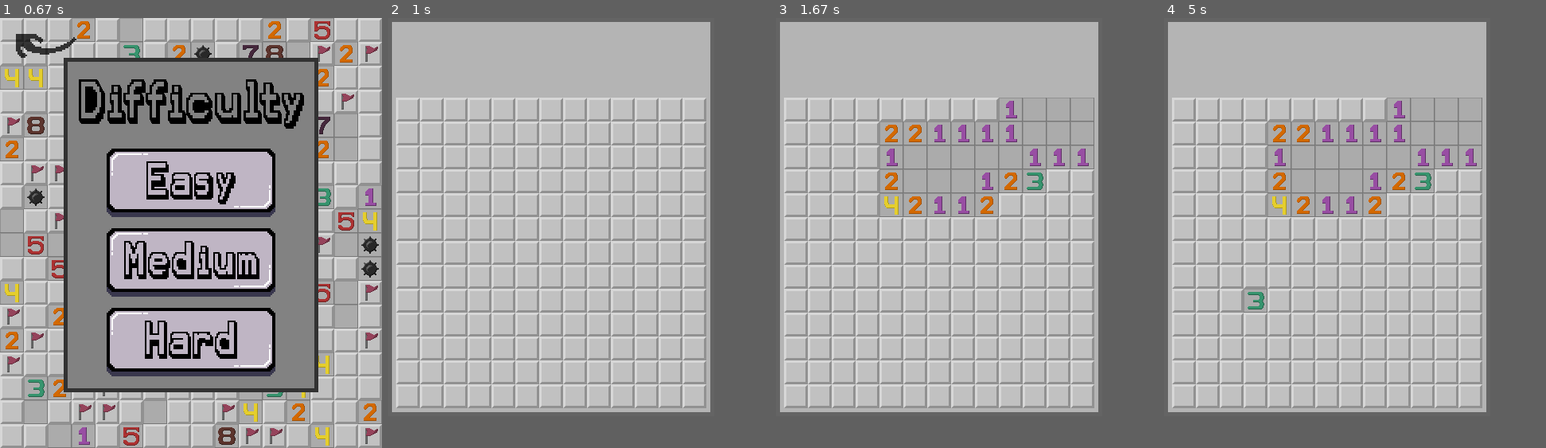
Above: before the commit, frames 1-4 (left to right).
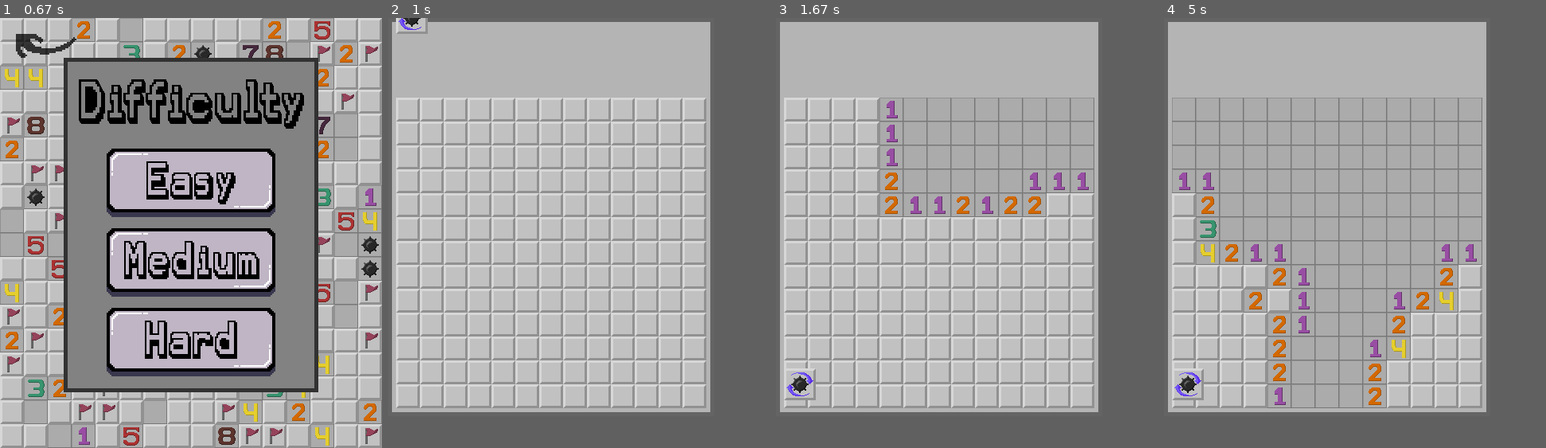
Above: after the commit, the same moments.

Repository: ctu-pjin/2024-i-hra-miny
Game: pygame game, started from pygame_part.py
The game is run twice, just before and just after one commit, with the same random seed, the same clock (stepped at 60 frames per second) and the same inputs.
Inputs (mouse positions are in pixels of both pictures, inside the frame that each line leads up to):
- Up to frame 1 (0.67 s): click (191, 306) at 0.38 s
- Up to frame 2 (1 s): press the mouse at (579, 185) at 0.7 s; move the mouse to (552, 224) at 0.8 s; release the mouse at (529, 263) at 0.93 s
- Up to frame 3 (1.67 s): press the mouse at (967, 185) at 1.03 s; move the mouse to (1005, 138) at 1.13 s; release the mouse at (1047, 91) at 1.27 s; press the mouse at (798, 26) at 1.37 s; move the mouse to (833, 185) at 1.47 s; release the mouse at (867, 344) at 1.6 s
- Up to frame 4 (5 s): click (1377, 194) at 1.72 s; press the mouse at (1186, 26) at 2.03 s; move the mouse to (1248, 104) at 2.13 s; release the mouse at (1305, 181) at 2.27 s; press the mouse at (1186, 26) at 2.37 s; move the mouse to (1244, 172) at 2.47 s; release the mouse at (1301, 323) at 2.6 s; click (1267, 297) at 2.72 s; press the mouse at (1186, 26) at 3.03 s; move the mouse to (1297, 82) at 3.13 s; release the mouse at (1404, 142) at 3.27 s; press the mouse at (1186, 26) at 3.37 s; move the mouse to (1209, 121) at 3.47 s; release the mouse at (1228, 220) at 3.6 s; press the mouse at (1186, 26) at 3.7 s; move the mouse to (1263, 172) at 3.8 s; release the mouse at (1339, 323) at 3.93 s; press the mouse at (1186, 26) at 4.03 s; move the mouse to (1228, 125) at 4.13 s; release the mouse at (1274, 224) at 4.27 s; press the mouse at (1186, 26) at 4.37 s; move the mouse to (1309, 116) at 4.47 s; release the mouse at (1431, 207) at 4.6 s; press the mouse at (1186, 26) at 4.7 s; move the mouse to (1286, 181) at 4.8 s; release the mouse at (1385, 336) at 4.93 s

Frame 1 is identical in both runs. In frame 2, 0.2% of the frame differs, in the area x 2-11%, y 0-4%; in frame 3, 3.3%; in frame 4, 15%, in the area x 2-84%, y 18-91%.

Commit message:
funkce na reshuffle (jestli to po mně bude někdo interpretovat, gl! :))

Diff:
--- a/pole_funkce.py
+++ b/pole_funkce.py
@@ -7,6 +7,48 @@
 queue = []
 
 pg.init()
+
+def uncaged_mines(field, bool_field):
+    caged_mines = 0
+    total_mines = np.count_nonzero(field == 9)
+    for i, row in enumerate(field):
+        for j, item in enumerate(row):
+            if item == 9 and bool_field[i,j] == 2:
+                caged_mines += 1
+            elif item == 9:
+                field[i,j] = -1
+    uncaged_mines = total_mines - caged_mines
+    print(uncaged_mines)
+    print
+    return uncaged_mines, field
+
+def reshuffle(field, bool_field):
+    number_of_mines_to_shuffle, field = uncaged_mines(field, bool_field)
+    undiscovered_fields = []
+    mines_positions = set()
+    for i, row in enumerate(bool_field):
+        for j, item in enumerate(row):
+            if item == 0:
+                undiscovered_fields.append((i, j))
+    for i in range(number_of_mines_to_shuffle):
+        position = rand.choice(undiscovered_fields)
+        while position in mines_positions:
+            position = rand.choice(undiscovered_fields)
+        mines_positions.add(position)
+        field[position] = 9
+    field = count_field(field)
+    for i, row in enumerate(field):
+        for j, item in enumerate(row):
+            if item == 0 and bool_field[i][j] == 1:
+                queue.append([i,j])
+    reveal_around_zeroes(field, bool_field)
+    return field, bool_field
+
+def reveal_around_zeroes(field, bool_field):
+    while len(queue) > 0:
+        neighbours(queue[0][0], queue[0][1], field, bool_field)
+        reveal(queue[0][0], queue[0][1], bool_field)
+        queue.pop(0)
 
 def neighbours(row , column, field, bool_field): # variace na BFS
     global dr, dc, queue
@@ -35,9 +77,6 @@
 def random_mine(width, height):
     return rand.randint(0,height-1), rand.randint(0,width-1)
 
-def pre_start(width, height, pocet_min):
-    ...
-
 def  update_field(field, bool_field, row, column):
     if field[row][column] == 0:
         queue.append([row, column])
@@ -53,6 +92,15 @@
         bool_field[row, column] = 1
     return field, bool_field
 
+def count_field(field):
+    for i, row in enumerate(field):
+            for j, item in enumerate(row):
+                if item == 9:
+                    continue
+                else:
+                    sub_array = field[max(0, i-1):i+2, max(0, j-1):j+2]
+                    field[i,j] = np.count_nonzero(sub_array == 9)
+    return field
 
 def field_description(width, height, mines, row, column):
     starting_row, starting_column = row, column
@@ -90,23 +138,14 @@
                 position = random_mine(width,height)
             field[position] = 9
             mines_position.add(position)
-        for i, row in enumerate(field):
-            for j, item in enumerate(row):
-                if item == 9:
-                    continue
-                else:
-                    sub_array = field[max(0, i-1):i+2, max(0, j-1):j+2]
-                    field[i,j] = np.count_nonzero(sub_array == 9)
+        field = count_field(field)
         sub_array = field[max(0,starting_row-1):starting_row+2, max(0,starting_column-1):starting_column+2]
         if field[starting_row,starting_column] == 0 and np.count_nonzero(sub_array == 0) > 1:
             queue.append([starting_row, starting_column])
             bool_field[starting_row, starting_column] = 1
-            while len(queue) > 0:
-                neighbours(queue[0][0], queue[0][1], field, bool_field)
-                reveal(queue[0][0], queue[0][1], bool_field)
-                queue.pop(0)
+            reveal_around_zeroes(field, bool_field)
             break
-    return field, bool_field, mines_position
+    return field, bool_field
 
 
 def click(x, y, cell_size = 30):
@@ -115,7 +154,3 @@
     row = int((y - dh)/cell_size)
     column = int((x-dw)/cell_size)
     return row, column
-
-def start(width, height, mines, row, column): # prozatimní
-    field, bool_field, mines_position = field_description(width, height, mines, row, column)
-    return field, bool_field
--- a/pygame_part.py
+++ b/pygame_part.py
@@ -46,7 +46,9 @@
 flag_surf = pygame.image.load("mines/flag.png").convert()
 seven_surf = pygame.image.load("mines/seven.png").convert()
 eight_surf = pygame.image.load("mines/eight.png").convert()
-
+reshuffle_on_surf = pygame.image.load("surfaces/reshuffle_on.png").convert_alpha()
+reshuffle_off_surf = pygame.image.load("surfaces/reshuffle_off.png").convert_alpha()
+flag_only_surf = pygame.image.load("surfaces/flag_only.png").convert_alpha()
 
 """Functions for mine_menu background generation"""
 def random_mine_surf():
@@ -107,7 +109,8 @@
 hard_rect_on = hard_surf_on.get_rect(midbottom=(screen_width/2, 450))
 hard_rect_off = hard_surf_off.get_rect(midbottom=(screen_width/2, 450))
 back_arrow_rect = back_arrow_surf_off.get_rect(topleft = (20, 20))
-
+reshuffle_rect = reshuffle_on_surf.get_rect(bottomleft = (10, 20))
+flag_rect = flag_only_surf.get_rect(bottomright = (screen_width-10, screen_height-10))
 
 
 # Part for loading fonts
@@ -201,7 +204,7 @@
                         elif medium_rect_on.collidepoint(pygame.mouse.get_pos()):
                             width, height, pocet_min = 13, 13, 30
                         elif hard_rect_on.collidepoint(pygame.mouse.get_pos()):
-                            width, height, pocet_min = 30, 18, 80
+                            width, height, pocet_min = 30, 18, 160
                         elif back_arrow_rect.collidepoint(pygame.mouse.get_pos()):
                             screen = pygame.display.set_mode(MENU_SCREEN_DIMENSIONS)
                             menu = True
@@ -225,7 +228,7 @@
                             x_click, y_click = pygame.mouse.get_pos()[0], pygame.mouse.get_pos()[1]
                             row, collumn = pole_funkce.click(x_click, y_click)
                             first_click = False
-                            field, bool_field = pole_funkce.start(width, height, pocet_min, row, collumn)
+                            field, bool_field = pole_funkce.field_description(width, height, pocet_min, row, collumn)
                 else:
                     if event.type == pygame.MOUSEBUTTONDOWN:
                         if event.button == 1 and mines_rect.collidepoint(pygame.mouse.get_pos()):
@@ -243,6 +246,8 @@
                                 bool_field[row][collumn] = 2
                             elif bool_field[row][collumn] == 2:
                                 bool_field[row][collumn] = 0
+                        elif event.button == 1 and reshuffle_rect.collidepoint(pygame.mouse.get_pos()):
+                            field, bool_field = pole_funkce.reshuffle(field, bool_field)
 
         # This part is for drawing pictures on the screen
         if menu:  # this is drawn, while menu is active
@@ -289,6 +294,11 @@
                 screen.fill((100, 100, 100))
                 pygame.draw.rect(screen, (180, 180, 180), (5, 5, width*30+10, height*30+100))
                 plot_empty_field(width, height)
+                if reshuffle_rect.collidepoint(pygame.mouse.get_pos()):
+                    screen.blit(reshuffle_on_surf, reshuffle_rect)
+                else:
+                    screen.blit(reshuffle_off_surf, reshuffle_rect)
+                screen.blit(flag_only_surf, flag_rect)
             else:
                 # plot_bool_field()
                 screen.fill((100, 100, 100))
@@ -297,6 +307,11 @@
                     for sloupec in range(len(bool_field[0])):
                         bool_field[radek][sloupec] = 1"""
                 plot_bool_field(bool_field, field)
+                if reshuffle_rect.collidepoint(pygame.mouse.get_pos()):
+                    screen.blit(reshuffle_on_surf, (10, 50+height*30))
+                else:
+                    screen.blit(reshuffle_off_surf, (10, 50+height*30))
+                screen.blit(flag_only_surf, flag_rect)
 
         pygame.display.flip()
         clock.tick(60) # Limits the game to 60 fps, better for slower CPU
